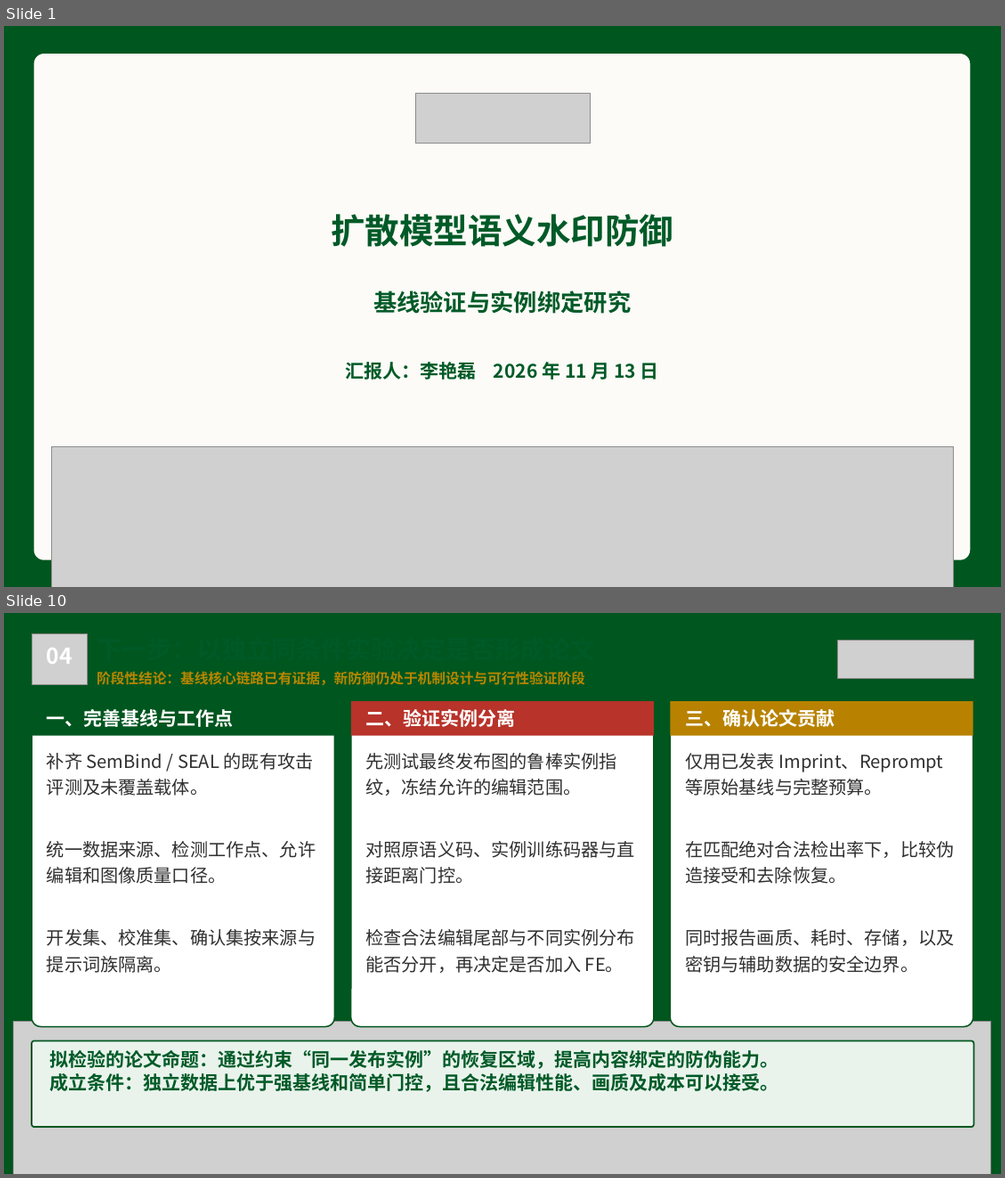
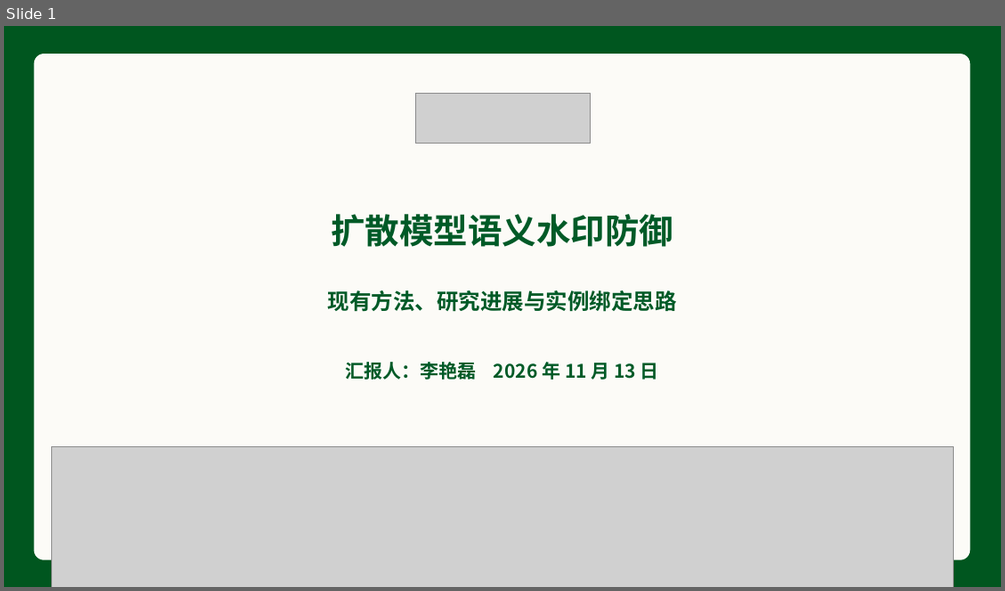
Before and after one commit to lylei5/watermark2, a slide deck: presentations/defense_briefing_20261113/output/语义水印防御研究汇报_中山大学_20261113.pptx. Shown one above the other, each under a label of ours: slides 1 and 10 before the commit, slide 1 after it; the slides between them are not shown. The pictures are 1005x1178 and 1005x591 pixels, drawn with LibreOffice and Linux fonts; fonts in the diff are those of the drawing; grey boxes stand for pictures; background and template pictures are left out. Boxes give left, top, right and bottom in pixels: in the first picture for what was removed or moved away, otherwise in the second. Text is boxed around its words. In the diff, an @@ line names an element or a change of style, - is before the commit and + after.

```diff
--- a/presentations/defense_briefing_20261113/output/语义水印防御研究汇报_中山大学_20261113.pptx
+++ b/presentations/defense_briefing_20261113/output/语义水印防御研究汇报_中山大学_20261113.pptx
@@ slide 10 removed at (x1=4, y1=613, x2=1001, y2=1174), background gradient #00561F @@
@@ picture removed at (x1=32, y1=634, x2=87, y2=685) @@
@@ text removed at (x1=47, y1=648, x2=73, y2=664) @@
-04
@@ picture removed at (x1=838, y1=640, x2=974, y2=679) @@
@@ text removed at (x1=97, y1=671, x2=585, y2=685) @@
-阶段性结论：基线核心链路已有证据，新防御仍处于机制设计与可行性验证阶段
@@ rounded rectangle removed at (x1=32, y1=701, x2=334, y2=1027) @@
@@ rectangle removed at (x1=32, y1=701, x2=334, y2=736) @@
@@ text removed at (x1=47, y1=709, x2=234, y2=727) @@
-一、完善基线与工作点
@@ rounded rectangle removed at (x1=351, y1=701, x2=654, y2=1027) @@
@@ rectangle removed at (x1=351, y1=701, x2=654, y2=736) @@
@@ text removed at (x1=366, y1=709, x2=516, y2=727) @@
-二、验证实例分离
@@ rounded rectangle removed at (x1=671, y1=701, x2=973, y2=1027) @@
@@ rectangle removed at (x1=671, y1=701, x2=973, y2=736) @@
@@ text removed at (x1=685, y1=709, x2=834, y2=727) @@
-三、确认论文贡献
@@ text removed at (x1=47, y1=753, x2=316, y2=973) @@
-补齐 SemBind / SEAL 的既有攻击评测及未覆盖载体。
-统一数据来源、检测工作点、允许编辑和图像质量口径。
-开发集、校准集、确认集按来源与提示词族隔离。
@@ text removed at (x1=366, y1=753, x2=635, y2=973) @@
-先测试最终发布图的鲁棒实例指纹，冻结允许的编辑范围。
-对照原语义码、实例训练码器与直接距离门控。
-检查合法编辑尾部与不同实例分布能否分开，再决定是否加入 FE。
@@ text removed at (x1=685, y1=753, x2=954, y2=973) @@
-仅用已发表 Imprint、Reprompt 等原始基线与完整预算。
-在匹配绝对合法检出率下，比较伪造接受和去除恢复。
-同时报告画质、耗时、存储，以及密钥与辅助数据的安全边界。
@@ picture removed at (x1=14, y1=1022, x2=991, y2=1174) @@
@@ rounded rectangle removed at (x1=32, y1=1041, x2=974, y2=1127) @@
@@ text removed at (x1=49, y1=1050, x2=778, y2=1092) @@
-拟检验的论文命题：通过约束“同一发布实例”的恢复区域，提高内容绑定的防伪能力。
-成立条件：独立数据上优于强基线和简单门控，且合法编辑性能、画质及成本可以接受。
@@ slide 1 changed as well @@
@@ text at (x1=328, y1=290, x2=677, y2=312): text changed; size 22.5 to 21 pt @@
-基线验证与实例绑定研究
+现有方法、研究进展与实例绑定思路
```
Also in this commit, not shown: 2 other slides changed, 7 slides added, 6 other slides removed, 7 other files.
